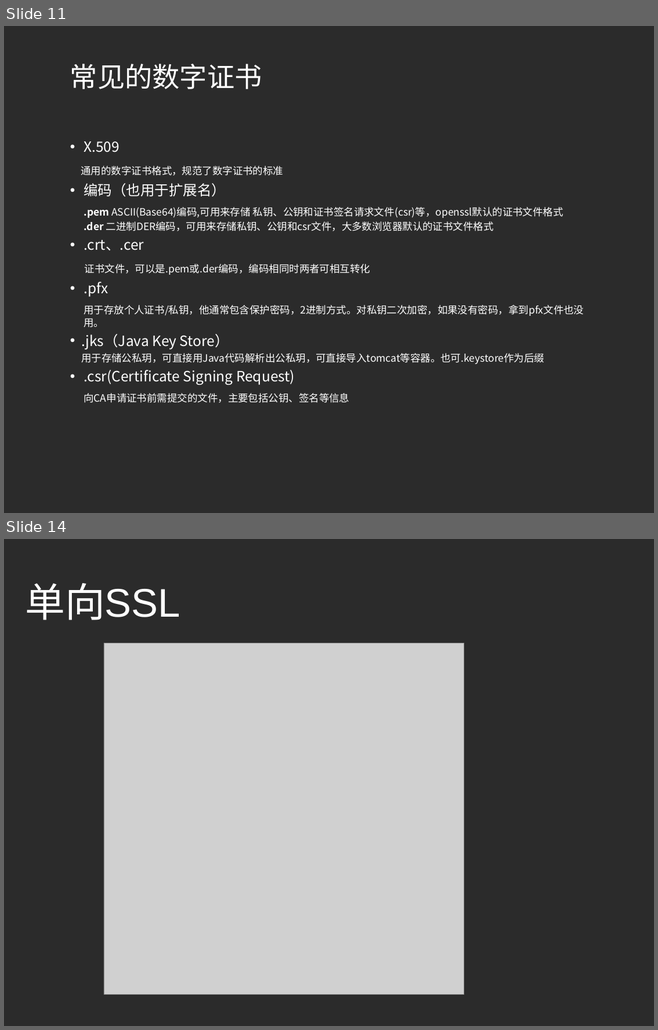
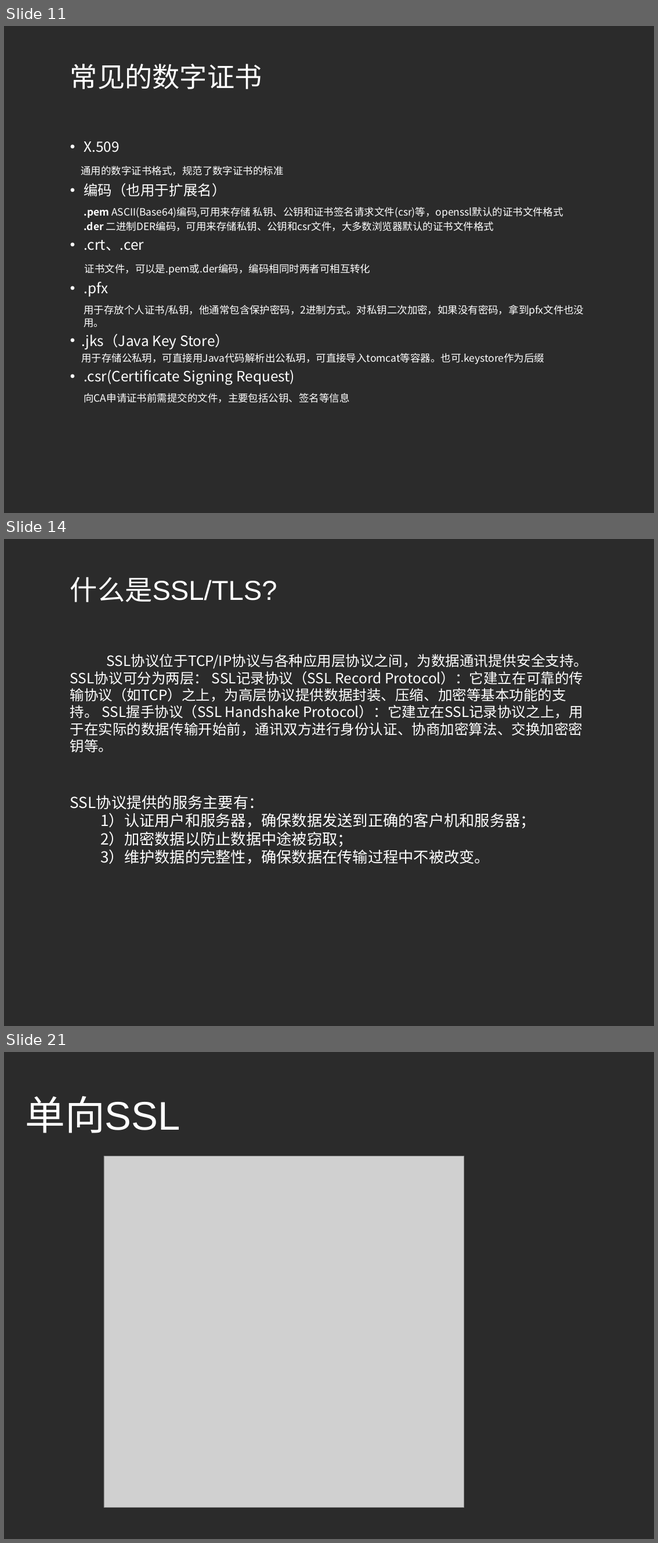
Before and after one commit to fuyongde/cademo, a slide deck: cademo/src/main/resources/认识HTTPS.pptx. Shown one above the other, each under a label of ours: slides 11 and 14 before the commit, slides 11, 14 and 21 after it; the slides between them are not shown. The pictures are 658x1030 and 658x1543 pixels, drawn with LibreOffice and Linux fonts; fonts in the diff are those of the drawing; grey boxes stand for pictures; background and template pictures are left out; a plain dark background stands for a picture behind light text. Boxes give left, top, right and bottom in pixels: in the first picture for what was removed or moved away, otherwise in the second. Text is boxed around its words. In the diff, an @@ line names an element or a change of style, - is before the commit and + after.

```diff
--- a/cademo/src/main/resources/认识HTTPS.pptx
+++ b/cademo/src/main/resources/认识HTTPS.pptx
@@ slide 14 added at (x1=4, y1=539, x2=654, y2=1026), background picture (left out) @@
@@ title added at (x1=70, y1=577, x2=277, y2=602), 43.2 pt, text #FFFFFF @@
+什么是SSL/TLS?
@@ subtitle added at (x1=70, y1=654, x2=587, y2=864), 22.4 pt, text #FFFFFF @@
+SSL协议位于TCP/IP协议与各种应用层协议之间，为数据通讯提供安全支持。SSL协议可分为两层： SSL记录协议（SSL Record Protocol）：它建立在可靠的传输协议（如TCP）之上，为高层协议提供数据封装、压缩、加密等基本功能的支持。 SSL握手协议（SSL Handshake Protocol）：它建立在SSL记录协议之上，用于在实际的数据传输开始前，通讯双方进行身份认证、协商加密算法、交换加密密钥等。
+SSL协议提供的服务主要有：
+1）认证用户和服务器，确保数据发送到正确的客户机和服务器；
+2）加密数据以防止数据中途被窃取；
+3）维护数据的完整性，确保数据在传输过程中不被改变。
@@ what was slide 14 is now slide 21 @@
```
Also in this commit, not shown: 3 slides changed, 9 other slides added, 3 slides removed.
